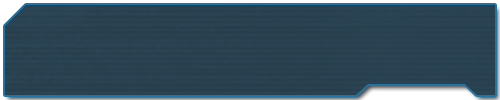
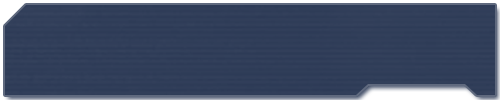
The second w=500, h=100 image is a revision of the first. Changes to its layers:
pixels changed over [3, 3, 500, 100] (layer not identified)
